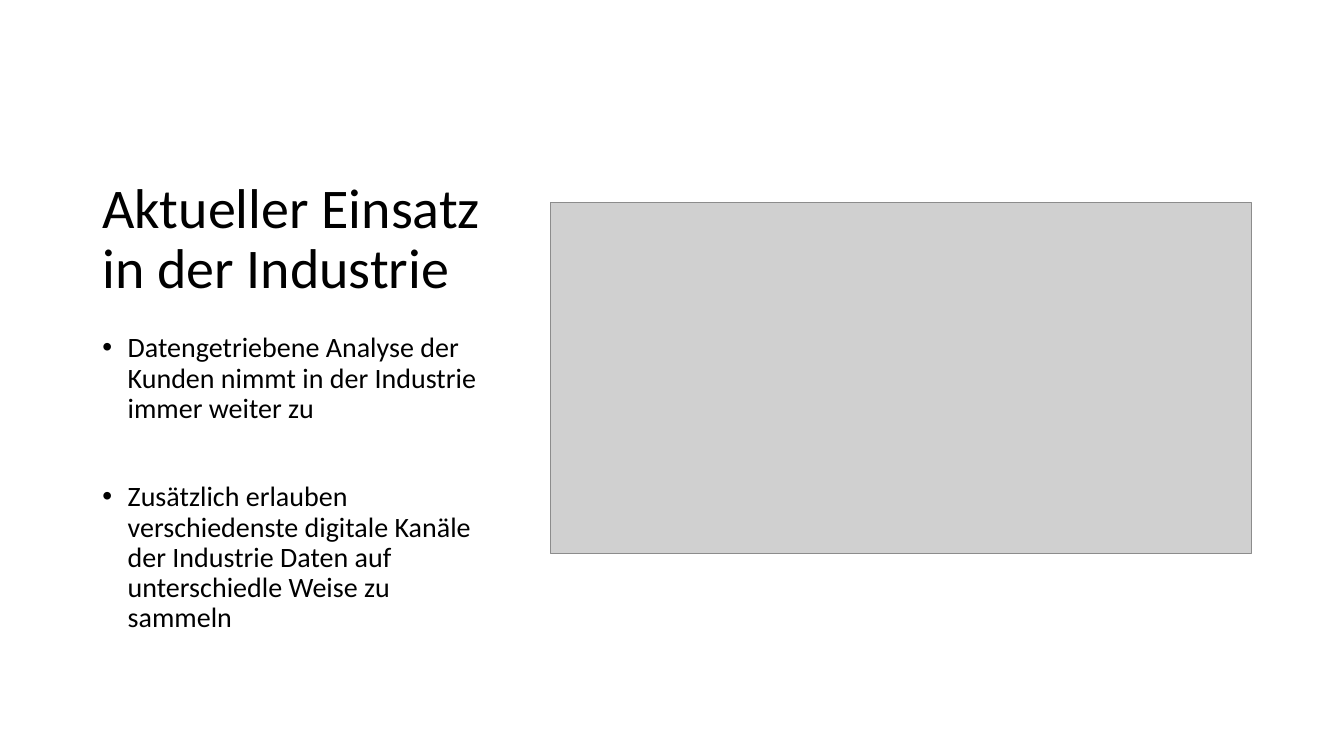
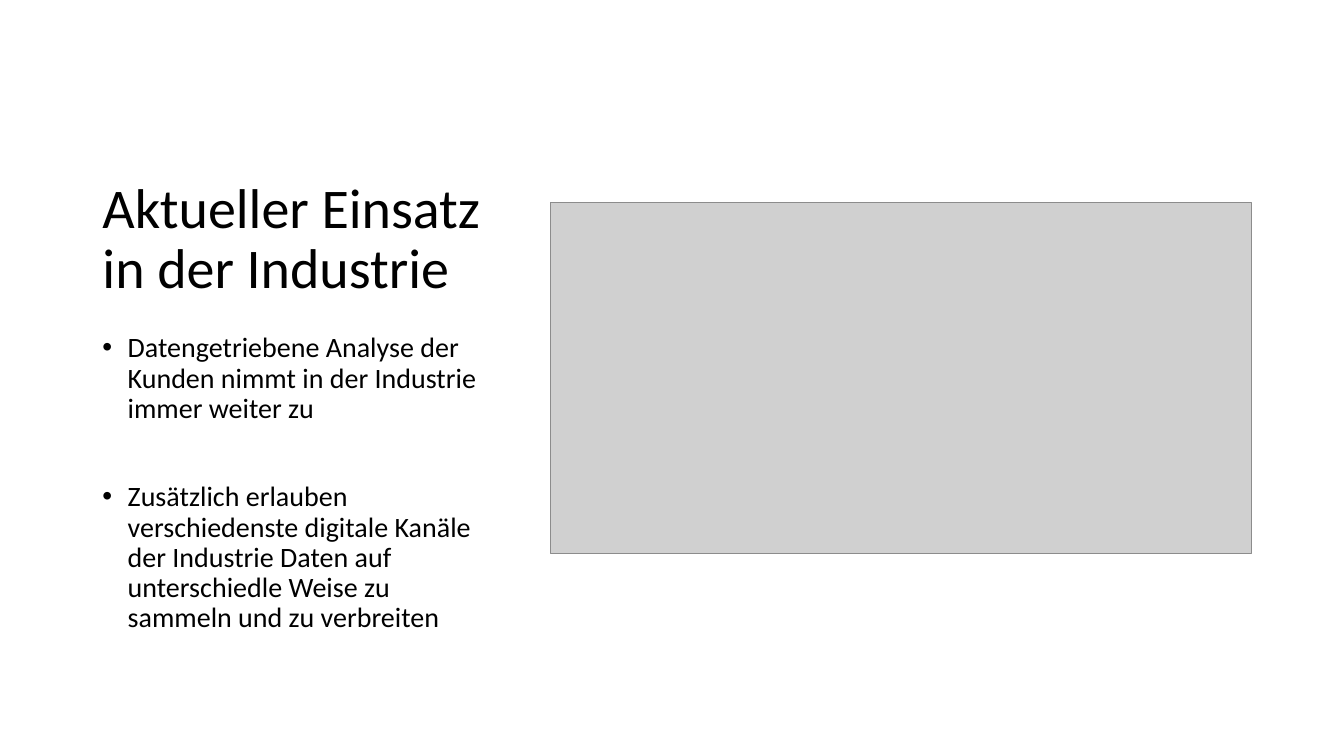
Before and after one commit to TimBoeckel/HCI-Sem-JourneyMaps, a slide deck: slide 4 of Praesentation/Präsentation_Tim.pptx. Drawn at 1344x756 pixels with LibreOffice and Linux fonts; fonts in the diff are those of the drawing; grey boxes stand for pictures. Boxes give left, top, right and bottom in pixels: in the first picture for what was removed or moved away, otherwise in the second. Text is boxed around its words. In the diff, an @@ line names an element or a change of style, - is before the commit and + after.

```diff
--- a/Praesentation/Präsentation_Tim.pptx
+++ b/Praesentation/Präsentation_Tim.pptx
@@ text at box(128, 486, 471, 628): text changed @@
-• Zusätzlich erlauben verschiedenste digitale Kanäle der Industrie Daten auf unterschiedle Weise zu sammeln
+• Zusätzlich erlauben verschiedenste digitale Kanäle der Industrie Daten auf unterschiedle Weise zu sammeln und zu verbreiten
```
Also in this commit, not shown: 1 other slide changed.
